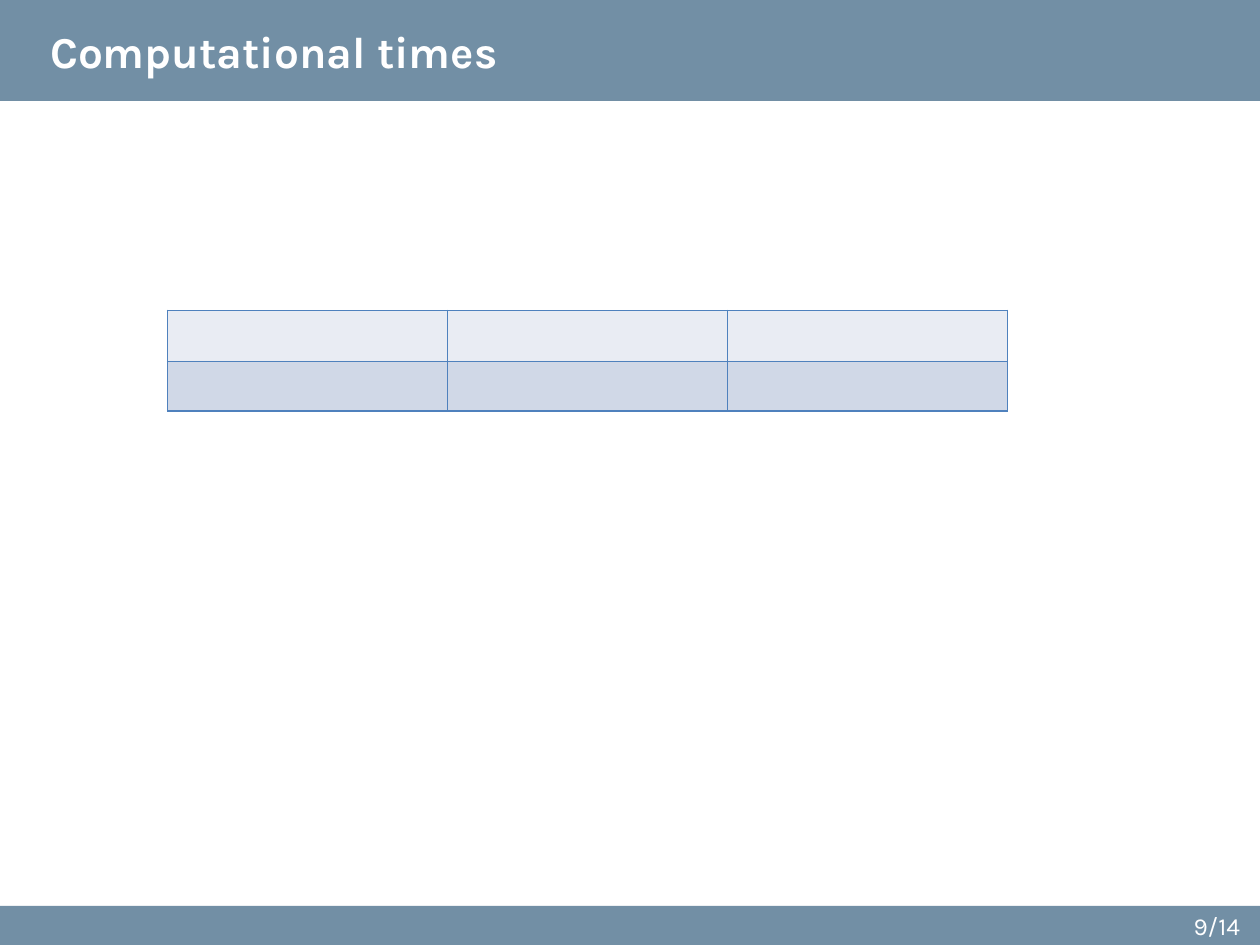
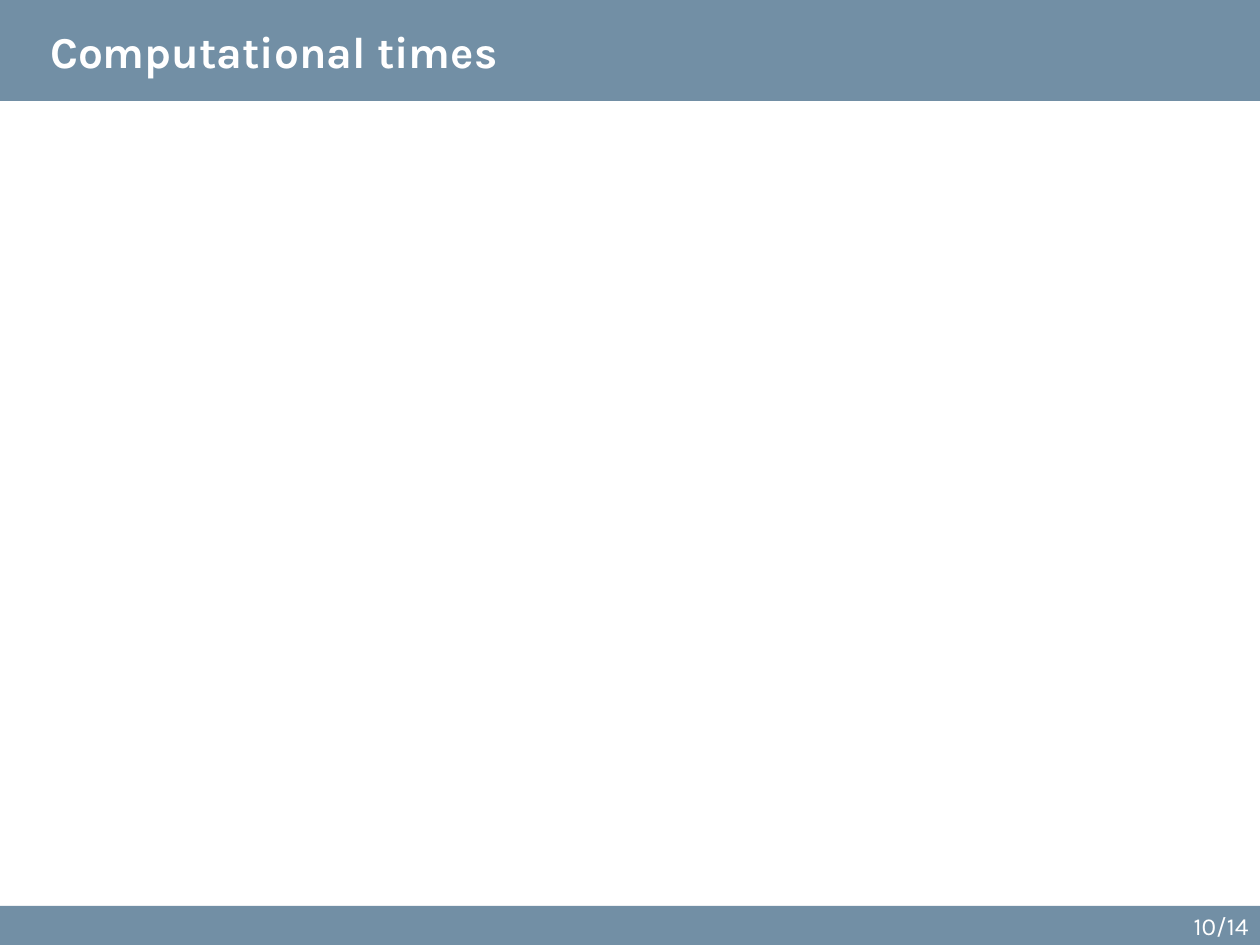
Before and after one commit to sciantix/sciantix-official, a slide deck: slide 10 of ROM updates 18 October 2024.pptx (slide 9 before the commit). Drawn at 1260x945 pixels with LibreOffice and Linux fonts; fonts in the diff are those of the drawing. Boxes give left, top, right and bottom in pixels: in the first picture for what was removed or moved away, otherwise in the second. Text is boxed around its words. In the diff, an @@ line names an element or a change of style, - is before the commit and + after.

```diff
--- a/ROM updates 18 October 2024.pptx
+++ b/ROM updates 18 October 2024.pptx
@@ table removed at [168, 310, 1007, 412], 2 rows, 3 columns @@
- |  | 
- |  | 
@@ page number at [1194, 917, 1249, 937]: text changed @@
-9/14
+10/14
```
Also in this commit, not shown: 8 other slides changed, 4 slides added, 2 slides removed, 37 other files.
